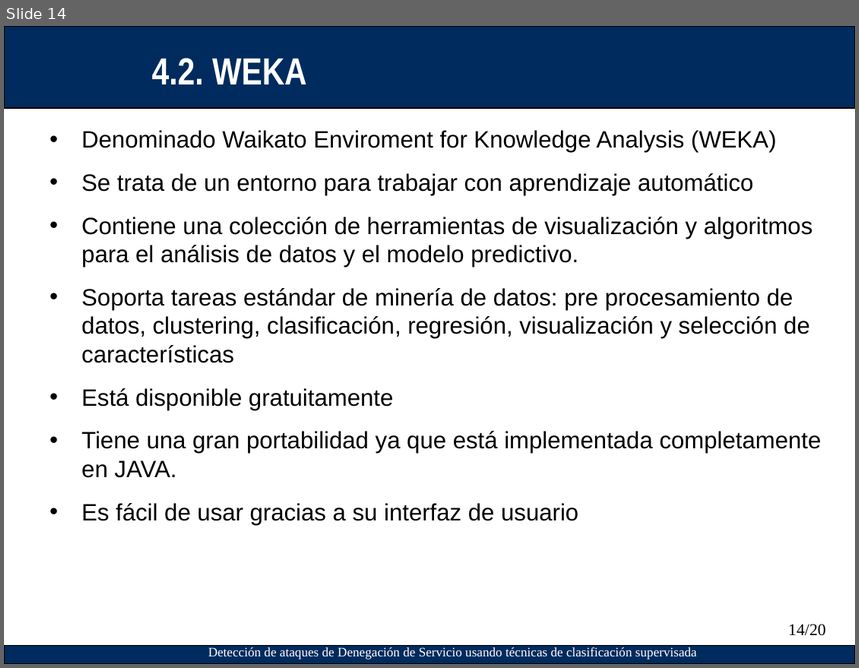
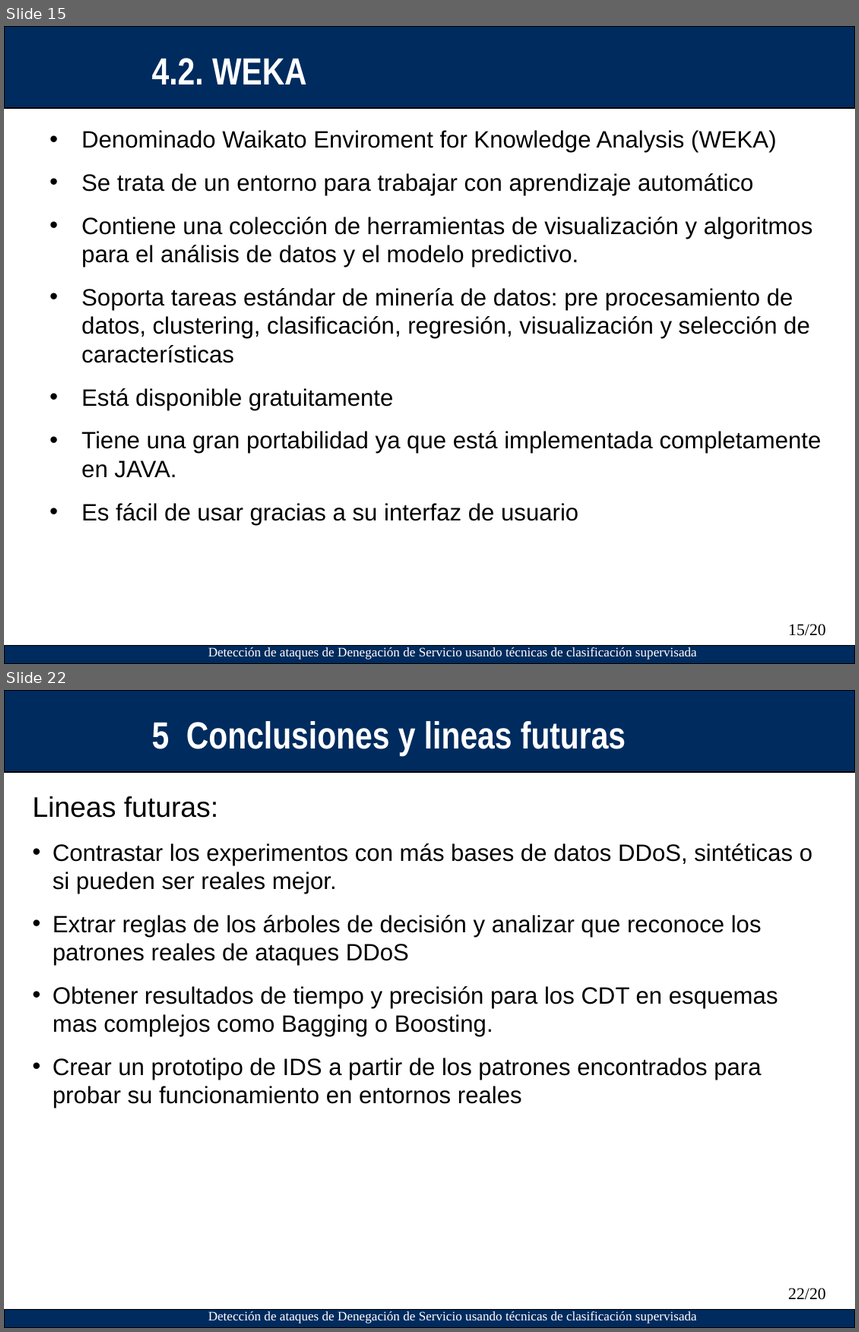
Before and after one commit to asam139/DoS_TFM, a slide deck: Presentacion/Plantilla_Presentacion_PFC-IT_ETSIT.ppt. Shown one above the other, each under a label of ours: slide 14 before the commit, slides 15 and 22 after it; the slides between them are not shown. The pictures are 859x668 and 859x1332 pixels, drawn with LibreOffice and Linux fonts; fonts in the diff are those of the drawing; background and template pictures are left out. Boxes give left, top, right and bottom in pixels: in the first picture for what was removed or moved away, otherwise in the second. Text is boxed around its words. In the diff, an @@ line names an element or a change of style, - is before the commit and + after.

```diff
--- a/Presentacion/Plantilla_Presentacion_PFC-IT_ETSIT.ppt
+++ b/Presentacion/Plantilla_Presentacion_PFC-IT_ETSIT.ppt
@@ slide 22 added at <box>4,690,855,1328</box>, background #FFFFFF; not listed: 3 template elements that a slide beside it also shows @@
@@ text added at <box>152,721,626,755</box>, 32 pt, text #FFFFFF, bold @@
+5 Conclusiones y lineas futuras
@@ text added at <box>32,796,813,1109</box>, 20 pt, text #000000 @@
+Lineas futuras:
+• Contrastar los experimentos con más bases de datos DDoS, sintéticas o si pueden ser reales mejor.
+• Extrar reglas de los árboles de decisión y analizar que reconoce los patrones reales de ataques DDoS
+• Obtener resultados de tiempo y precisión para los CDT en esquemas mas complejos como Bagging o Boosting.
+• Crear un prototipo de IDS a partir de los patrones encontrados para probar su funcionamiento en entornos reales
@@ page number added at <box>788,1288,826,1300</box>, 14 pt, text #000000 @@
+22/20
@@ what was slide 14 is now slide 15 @@
@@ page number at <box>788,624,826,636</box>: text changed @@
-14/20
+15/20
```
Also in this commit, not shown: 1 slide changed, 8 other slides added, 2 slides removed.
